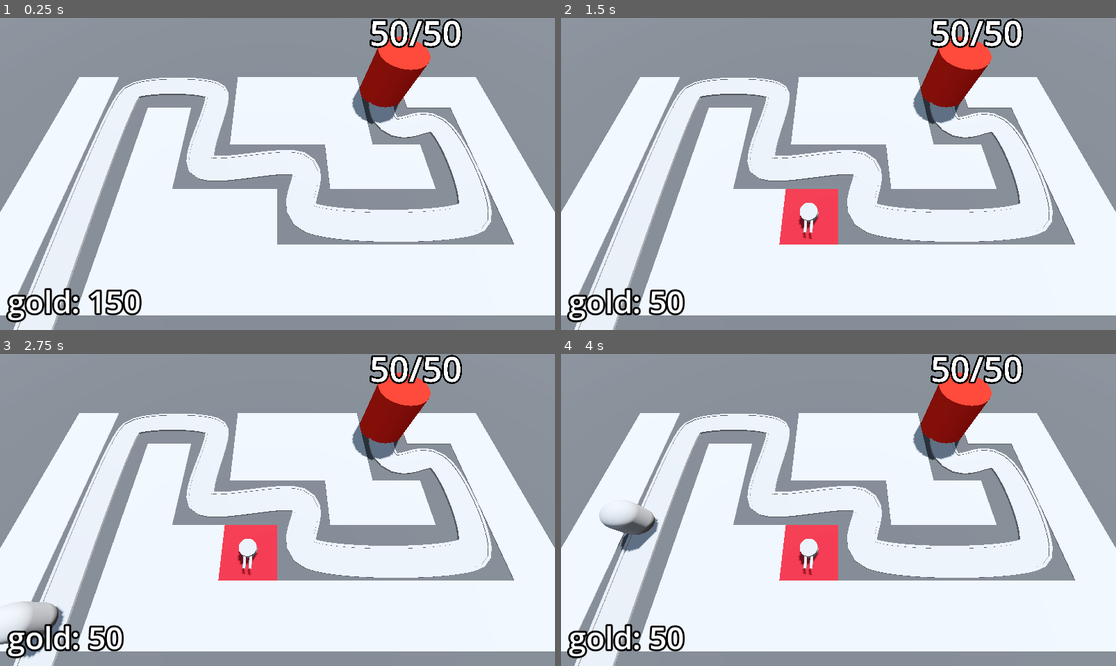
Above: before the commit, frames 1-4 (two rows, left to right).
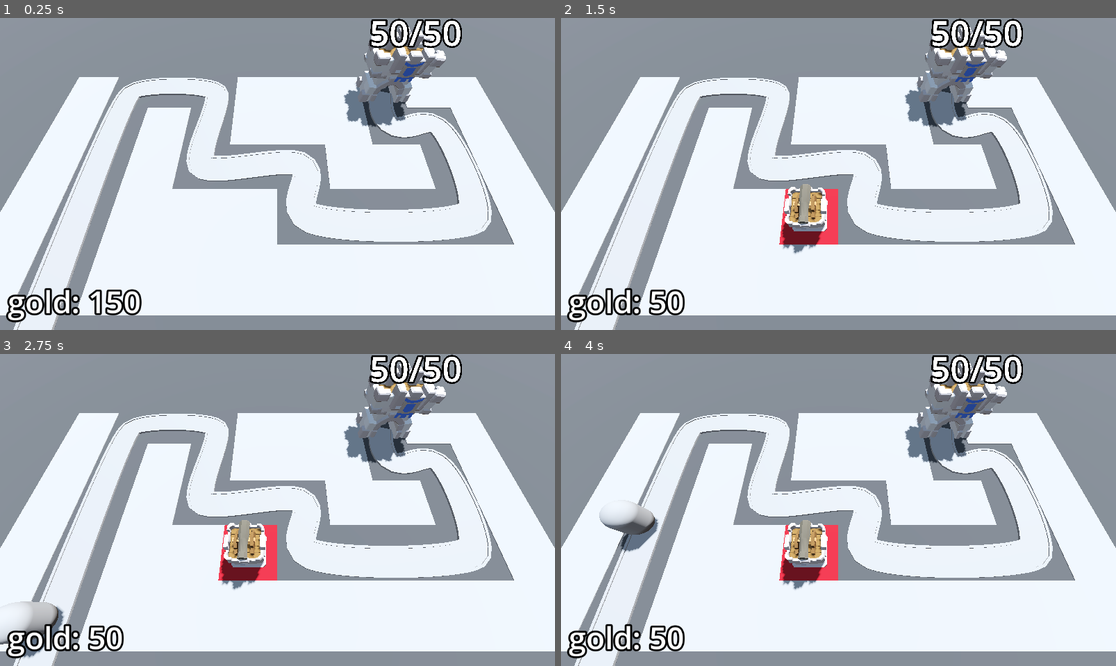
Above: after the commit, the same moments.

Repository: JonathanCarey13/BarbarrianBlaste
Game: Godot game, scene res://BaseLevel.tscn
Same seed, same stepped clock (60 frames per second), same inputs: the game is played once before the commit and once after it.
Inputs (mouse positions are in pixels of both pictures, inside the frame that each line leads up to):
- Up to frame 1 (0.25 s): no input
- Up to frame 2 (1.5 s): tap Enter at 0.5 s; move the mouse to (810, 236) at 0.52 s; press the mouse at (810, 236) at 0.53 s; tap Space at 1.25 s; move the mouse to (1005, 220) at 1.27 s; release the mouse at (1005, 220) at 1.28 s; click (1005, 220) at 1.35 s
- Up to frame 3 (2.75 s): tap Enter at 2 s; move the mouse to (111, 463) at 2.02 s; press the mouse at (111, 463) at 2.03 s
- Up to frame 4 (4 s): move the mouse to (866, 510) at 2.77 s; release the mouse at (866, 510) at 2.78 s; click (866, 510) at 2.85 s; move the mouse to (755, 432) at 3.52 s; press the mouse at (755, 432) at 3.53 s

The runs differ from the first frame. In frame 1, 2.5% of the frame differs, in the area x 61-81%, y 2-35%; in frame 2, 3.9%, in the area x 39-81%, y 2-76%; in frame 3, 3.9%; in frame 4, 3.9%.

Commit message:
added victory screen/starts. Added base and turret glb files

Diff:
--- a/Base/Base.tscn
+++ b/Base/Base.tscn
@@ -1,19 +1,10 @@
 [gd_scene load_steps=3 format=3 uid="uid://cibs6nf8ajxk7"]
 
 [ext_resource type="Script" path="res://Base/base.gd" id="1_vdt6o"]
-
-[sub_resource type="StandardMaterial3D" id="StandardMaterial3D_yje1d"]
-albedo_color = Color(0.815686, 0.101961, 0, 1)
+[ext_resource type="PackedScene" uid="uid://noucur2pvhtl" path="res://Assets/Base.glb" id="2_1bp8t"]
 
 [node name="Base" type="Node3D" groups=["base"]]
 script = ExtResource("1_vdt6o")
-
-[node name="CSGCylinder3D" type="CSGCylinder3D" parent="."]
-transform = Transform3D(1, 0, 0, 0, 1, 0, 0, 0, 1, 0, 2, 0)
-radius = 2.0
-height = 4.0
-sides = 32
-material = SubResource("StandardMaterial3D_yje1d")
 
 [node name="Label3D" type="Label3D" parent="."]
 transform = Transform3D(1, 0, 0, 0, 1, 0, 0, 0, 1, 0, 5.5, 0)
@@ -21,3 +12,5 @@
 text = "starting health"
 font_size = 500
 outline_size = 100
+
+[node name="Base" parent="." instance=ExtResource("2_1bp8t")]
--- a/Base/base.gd
+++ b/Base/base.gd
@@ -20,7 +20,6 @@
 
 func _ready() -> void:
 	current_health = max_health
-	# print("Hello " + player_name + " - "+ str(favorite_number))
 
 func take_damage() -> void:
 	# print("Damage dealt to base!")
--- a/BaseLevel.tscn
+++ b/BaseLevel.tscn
@@ -9,6 +9,7 @@
 [ext_resource type="PackedScene" uid="uid://dglu0q8havkaj" path="res://Turret/turret.tscn" id="6_284p3"]
 [ext_resource type="Script" path="res://Bank.gd" id="8_84n0n"]
 [ext_resource type="PackedScene" uid="uid://mpluhch2xj8a" path="res://Difficulty Manager/difficulty_manager.tscn" id="9_n3tor"]
+[ext_resource type="PackedScene" uid="uid://c7gug08k06t2s" path="res://UserInterface/victory_layer.tscn" id="10_gg04o"]
 
 [sub_resource type="StandardMaterial3D" id="StandardMaterial3D_rhsl6"]
 albedo_color = Color(0.266667, 0.266667, 0.266667, 1)
@@ -65,11 +66,12 @@
 "cells": PackedInt32Array(65535, 65534, 0, 65535, 2, 0, 65531, 65535, 0, 65531, 65534, 0, 65531, 0, 0, 65531, 1, 0, 655 …(293 unchanged characters)…
 }
 
-[node name="EnemyPath" type="Path3D" parent="." node_paths=PackedStringArray("difficulty_manager")]
+[node name="EnemyPath" type="Path3D" parent="." node_paths=PackedStringArray("difficulty_manager", "victory_layer")]
 curve = SubResource("Curve3D_hg3k2")
 script = ExtResource("3_quolf")
 enemy_scene = ExtResource("2_m1mmh")
 difficulty_manager = NodePath("../DifficultyManager")
+victory_layer = NodePath("../VictoryLayer")
 
 [node name="Road" type="CSGPolygon3D" parent="EnemyPath"]
 polygon = PackedVector2Array(-1, 0, -1, 0.1, 1, 0.1, 1, 0)
@@ -145,5 +147,8 @@
 
 [node name="DifficultyManager" parent="." instance=ExtResource("9_n3tor")]
 
+[node name="VictoryLayer" parent="." groups=["retry"] instance=ExtResource("10_gg04o")]
+visible = false
+
 [connection signal="timeout" from="EnemyPath/Timer" to="EnemyPath" method="spawn_enemy"]
 [connection signal="stop_spawning_enemies" from="DifficultyManager" to="EnemyPath" method="_on_difficulty_manager_stop_spawning_enemies"]
--- a/Enemy/enemy.gd
+++ b/Enemy/enemy.gd
@@ -19,6 +19,7 @@
 
 func _ready() -> void:
 	current_health = max_health
+	# Engine.time_scale = 10.0
 
 # Called every frame. 'delta' is the elapsed time since the previous frame.
 func _process(delta: float) -> void:
--- a/EnemyPath.gd
+++ b/EnemyPath.gd
@@ -2,6 +2,7 @@
 
 @export var enemy_scene: PackedScene
 @export var difficulty_manager: Node
+@export var victory_layer: CanvasLayer
 
 @onready var timer: Timer = $Timer
 
@@ -11,7 +12,15 @@
 	new_enemy.max_health = difficulty_manager.get_enemy_health()
 	add_child(new_enemy)
 	timer.wait_time = difficulty_manager.get_spawn_time()
-
+	new_enemy.tree_exited.connect(enemy_defeated)
 
 func _on_difficulty_manager_stop_spawning_enemies() -> void:
 	timer.stop()
+
+func enemy_defeated() -> void:
+	if timer.is_stopped():
+		for child in get_children():
+			if child is PathFollow3D:
+				return
+		print("you won!")
+		victory_layer.victory()
--- a/Turret/turret.gd
+++ b/Turret/turret.gd
@@ -6,21 +6,24 @@
 var enemy_path: Path3D
 var target: PathFollow3D
 
-@onready var turret_top: MeshInstance3D = $TurretBase/TurretTop
+@onready var turret_top: Node3D = $TurretBase/TurretTop
 @onready var fire_animation: AnimationPlayer = $AnimationPlayer
+@onready var turret_base: Node3D = $TurretBase
+@onready var cannon: Node3D = $TurretBase/TurretTop/Cannon
+
 
 func _on_timer_timeout() -> void:
 	if target:
 		var shot = projectile.instantiate()
 		add_child(shot)
 		fire_animation.play("fire")
-		shot.global_position = turret_top.global_position
-		shot.direction = global_transform.basis.z
+		shot.global_position = cannon.global_position
+		shot.direction = turret_base.global_transform.basis.z
 
 func _physics_process(delta: float) -> void:
 	target = find_best_target()
 	if target:
-		look_at(target.global_position, Vector3.UP, true)
+		turret_base.look_at(target.global_position, Vector3.UP, true)
 
 func find_best_target() -> PathFollow3D:
 	var best_target = null
--- a/Turret/turret.tscn
+++ b/Turret/turret.tscn
@@ -1,46 +1,23 @@
-[gd_scene load_steps=9 format=3 uid="uid://dglu0q8havkaj"]
+[gd_scene load_steps=8 format=3 uid="uid://dglu0q8havkaj"]
 
 [ext_resource type="PackedScene" uid="uid://dqso1eefuhm66" path="res://Turret/projectile.tscn" id="1_82dr3"]
 [ext_resource type="Script" path="res://Turret/turret.gd" id="1_prpej"]
-
-[sub_resource type="CylinderMesh" id="CylinderMesh_fyaqo"]
-height = 1.0
-
-[sub_resource type="CylinderMesh" id="CylinderMesh_quqa6"]
-top_radius = 0.6
-bottom_radius = 0.6
-height = 0.6
-
-[sub_resource type="CylinderMesh" id="CylinderMesh_r16y6"]
-top_radius = 0.1
-bottom_radius = 0.1
-height = 1.0
+[ext_resource type="PackedScene" uid="uid://cm1q8uqxwwtii" path="res://Assets/Cannon.glb" id="3_t8kcb"]
+[ext_resource type="PackedScene" uid="uid://nafnv8mx7yey" path="res://Assets/TurretBase.glb" id="4_r6230"]
 
 [sub_resource type="Animation" id="Animation_gdsle"]
 length = 0.001
 tracks/0/type = "value"
 tracks/0/imported = false
 tracks/0/enabled = true
-tracks/0/path = NodePath("TurretBase/Barrel:position")
+tracks/0/path = NodePath("TurretBase/TurretTop/Cannon:position")
 tracks/0/interp = 1
 tracks/0/loop_wrap = true
 tracks/0/keys = {
 "times": PackedFloat32Array(0),
 "transitions": PackedFloat32Array(1),
 "update": 0,
-"values": [Vector3(-0.2, 0.3, 0.85)]
-}
-tracks/1/type = "value"
-tracks/1/imported = false
-tracks/1/enabled = true
-tracks/1/path = NodePath("TurretBase/Barrel2:position")
-tracks/1/interp = 1
-tracks/1/loop_wrap = true
-tracks/1/keys = {
-"times": PackedFloat32Array(0),
-"transitions": PackedFloat32Array(1),
-"update": 0,
-"values": [Vector3(0.2, 0.3, 0.85)]
+"values": [Vector3(0, 1.3, 0)]
 }
 
 [sub_resource type="Animation" id="Animation_pe1kv"]
@@ -49,26 +26,14 @@
 tracks/0/type = "value"
 tracks/0/imported = false
 tracks/0/enabled = true
-tracks/0/path = NodePath("TurretBase/Barrel:position")
+tracks/0/path = NodePath("TurretBase/TurretTop/Cannon:position")
 tracks/0/interp = 1
 tracks/0/loop_wrap = true
 tracks/0/keys = {
-"times": PackedFloat32Array(0, 0.1, 0.2),
-"transitions": PackedFloat32Array(1, 1, 1),
+"times": PackedFloat32Array(0, 0.2),
+"transitions": PackedFloat32Array(1, 1),
 "update": 0,
-"values": [Vector3(-0.2, 0.3, 0.85), Vector3(-0.2, 0.3, 0.2), Vector3(-0.2, 0.3, 0.85)]
-}
-tracks/1/type = "value"
-tracks/1/imported = false
-tracks/1/enabled = true
-tracks/1/path = NodePath("TurretBase/Barrel2:position")
-tracks/1/interp = 1
-tracks/1/loop_wrap = true
-tracks/1/keys = {
-"times": PackedFloat32Array(0, 0.1, 0.2),
-"transitions": PackedFloat32Array(1, 1, 1),
-"update": 0,
-"values": [Vector3(0.2, 0.3, 0.85), Vector3(0.2, 0.3, 0.2), Vector3(0.2, 0.3, 0.85)]
+"values": [Vector3(0, 1.3, -0.6), Vector3(0, 1.3, 0)]
 }
 
 [sub_resource type="AnimationLibrary" id="AnimationLibrary_ogecq"]
@@ -81,21 +46,14 @@
 script = ExtResource("1_prpej")
 projectile = ExtResource("1_82dr3")
 
-[node name="TurretBase" type="MeshInstance3D" parent="."]
+[node name="TurretBase" type="Node3D" parent="."]
 transform = Transform3D(1, 0, 0, 0, 1, 0, 0, 0, 1, 0, 0.5, 0)
-mesh = SubResource("CylinderMesh_fyaqo")
 
-[node name="TurretTop" type="MeshInstance3D" parent="TurretBase"]
+[node name="TurretTop" type="Node3D" parent="TurretBase"]
 transform = Transform3D(1, 0, 0, 0, 1, 0, 0, 0, 1, 0, 0.3, 0)
-mesh = SubResource("CylinderMesh_quqa6")
 
-[node name="Barrel" type="MeshInstance3D" parent="TurretBase"]
-transform = Transform3D(1, 0, 0, 0, -4.37114e-08, -1, 0, 1, -4.37114e-08, -0.2, 0.3, 0.85)
-mesh = SubResource("CylinderMesh_r16y6")
-
-[node name="Barrel2" type="MeshInstance3D" parent="TurretBase"]
-transform = Transform3D(1, 0, 0, 0, -4.37114e-08, -1, 0, 1, -4.37114e-08, 0.2, 0.3, 0.85)
-mesh = SubResource("CylinderMesh_r16y6")
+[node name="Cannon" parent="TurretBase/TurretTop" instance=ExtResource("3_t8kcb")]
+transform = Transform3D(1, 0, 0, 0, 1, 0, 0, 0, 1, 0, 1.3, 0)
 
 [node name="Timer" type="Timer" parent="."]
 autostart = true
@@ -105,4 +63,6 @@
 "": SubResource("AnimationLibrary_ogecq")
 }
 
+[node name="TurretBase2" parent="." instance=ExtResource("4_r6230")]
+
 [connection signal="timeout" from="Timer" to="." method="_on_timer_timeout"]
--- /dev/null
+++ b/UserInterface/victory_layer.gd
@@ -0,0 +1,28 @@
+extends CanvasLayer
+
+@onready var star_1: TextureRect = %Star1
+@onready var star_2: TextureRect = %Star2
+@onready var star_3: TextureRect = %Star3
+
+
+@onready var base = get_tree().get_first_node_in_group("base")
+@onready var survived_label: Label = %SurvivedLabel
+@onready var health_label: Label = %HealthLabel
+
+@onready var bank = get_tree().get_first_node_in_group("bank")
+@onready var money_label: Label = %MoneyLabel
+
+func _on_retry_button_pressed() -> void:
+	get_tree().reload_current_scene()
+
+func _on_quit_button_pressed() -> void:
+	get_tree().quit()
+
+func victory() -> void:
+	visible = true
+	if base.max_health == base.current_health:
+		star_2.modulate = Color.WHITE
+		health_label.visible = true
+	if bank.gold >= 500:
+		star_3.modulate = Color.WHITE
+		money_label.visible = true
--- /dev/null
+++ b/UserInterface/victory_layer.tscn
@@ -0,0 +1,106 @@
+[gd_scene load_steps=4 format=3 uid="uid://c7gug08k06t2s"]
+
+[ext_resource type="Script" path="res://UserInterface/victory_layer.gd" id="1_uarar"]
+[ext_resource type="Texture2D" uid="uid://4g1bn2kr6wlu" path="res://Assets/star.png" id="2_x5smv"]
+
+[sub_resource type="LabelSettings" id="LabelSettings_3oegb"]
+font_size = 96
+
+[node name="VictoryLayer" type="CanvasLayer"]
+script = ExtResource("1_uarar")
+
+[node name="ColorRect" type="ColorRect" parent="."]
+anchors_preset = 15
+anchor_right = 1.0
+anchor_bottom = 1.0
+grow_horizontal = 2
+grow_vertical = 2
+color = Color(0, 0, 0, 0.588235)
+
+[node name="CenterContainer" type="CenterContainer" parent="."]
+anchors_preset = 15
+anchor_right = 1.0
+anchor_bottom = 1.0
+grow_horizontal = 2
+grow_vertical = 2
+
+[node name="PanelContainer" type="PanelContainer" parent="CenterContainer"]
+custom_minimum_size = Vector2(400, 400)
+layout_mode = 2
+
+[node name="VBoxContainer" type="VBoxContainer" parent="CenterContainer/PanelContainer"]
+layout_mode = 2
+
+[node name="Label" type="Label" parent="CenterContainer/PanelContainer/VBoxContainer"]
+layout_mode = 2
+text = "Victory"
+label_settings = SubResource("LabelSettings_3oegb")
+horizontal_alignment = 1
+
+[node name="StarContainer" type="HBoxContainer" parent="CenterContainer/PanelContainer/VBoxContainer"]
+layout_mode = 2
+
+[node name="Star1" type="TextureRect" parent="CenterContainer/PanelContainer/VBoxContainer/StarContainer"]
+unique_name_in_owner = true
+custom_minimum_size = Vector2(128, 128)
+layout_mode = 2
+size_flags_horizontal = 3
+texture = ExtResource("2_x5smv")
+expand_mode = 2
+stretch_mode = 5
+
+[node name="Star2" type="TextureRect" parent="CenterContainer/PanelContainer/VBoxContainer/StarContainer"]
+unique_name_in_owner = true
+modulate = Color(0, 0, 0, 1)
+custom_minimum_size = Vector2(128, 128)
+layout_mode = 2
+size_flags_horizontal = 3
+texture = ExtResource("2_x5smv")
+expand_mode = 2
+stretch_mode = 5
+
+[node name="Star3" type="TextureRect" parent="CenterContainer/PanelContainer/VBoxContainer/StarContainer"]
+unique_name_in_owner = true
+modulate = Color(0, 0, 0, 1)
+custom_minimum_size = Vector2(128, 128)
+layout_mode = 2
+size_flags_horizontal = 3
+texture = ExtResource("2_x5smv")
+expand_mode = 2
+stretch_mode = 5
+
+[node name="SurvivedLabel" type="Label" parent="CenterContainer/PanelContainer/VBoxContainer"]
+unique_name_in_owner = true
+visible = false
+layout_mode = 2
+text = "Survived +1 Star"
+
+[node name="HealthLabel" type="Label" parent="CenterContainer/PanelContainer/VBoxContainer"]
+unique_name_in_owner = true
+visible = false
+layout_mode = 2
+text = "Took No Damage +1 Star"
+
+[node name="MoneyLabel" type="Label" parent="CenterContainer/PanelContainer/VBoxContainer"]
+unique_name_in_owner = true
+visible = false
+layout_mode = 2
+text = "Over 500 Gold +1 Star"
+
+[node name="HBoxContainer" type="HBoxContainer" parent="CenterContainer/PanelContainer/VBoxContainer"]
+layout_mode = 2
+
+[node name="RetryButton" type="Button" parent="CenterContainer/PanelContainer/VBoxContainer/HBoxContainer"]
+layout_mode = 2
+size_flags_horizontal = 3
+theme_override_font_sizes/font_size = 32
+text = "Retry"
+
+[node name="QuitButton" type="Button" parent="CenterContainer/PanelContainer/VBoxContainer/HBoxContainer"]
+layout_mode = 2
+size_flags_horizontal = 3
+theme_override_font_sizes/font_size = 32
+text = "Quit"
+
+[connection signal="pressed" from="CenterContainer/PanelContainer/VBoxContainer/HBoxContainer/RetryButton" to="." method="_on_retry_button_pressed"]
+[connection signal="pressed" from="CenterContainer/PanelContainer/VBoxContainer/HBoxContainer/QuitButton" to="." method="_on_quit_button_pressed"]
Binary file added: Assets/Base.glb
Not shown, added: Assets/Base.glb.import
Binary file added: Assets/Base_Castle-metallic.png-Castle-roughness.png
Not shown, added: Assets/Base_Castle-metallic.png-Castle-roughness.png.import
Binary file added: Assets/Base_castle-colour-palette.png
Not shown, added: Assets/Base_castle-colour-palette.png.import
Binary file added: Assets/Cannon.glb
Not shown, added: Assets/Cannon.glb.import
Binary file added: Assets/Cannon_Castle-metallic.png-Castle-roughness.png
Not shown, added: Assets/Cannon_Castle-metallic.png-Castle-roughness.png.import
Binary file added: Assets/Cannon_castle-colour-palette.png
Not shown, added: Assets/Cannon_castle-colour-palette.png.import
(and 22 more such lines)
